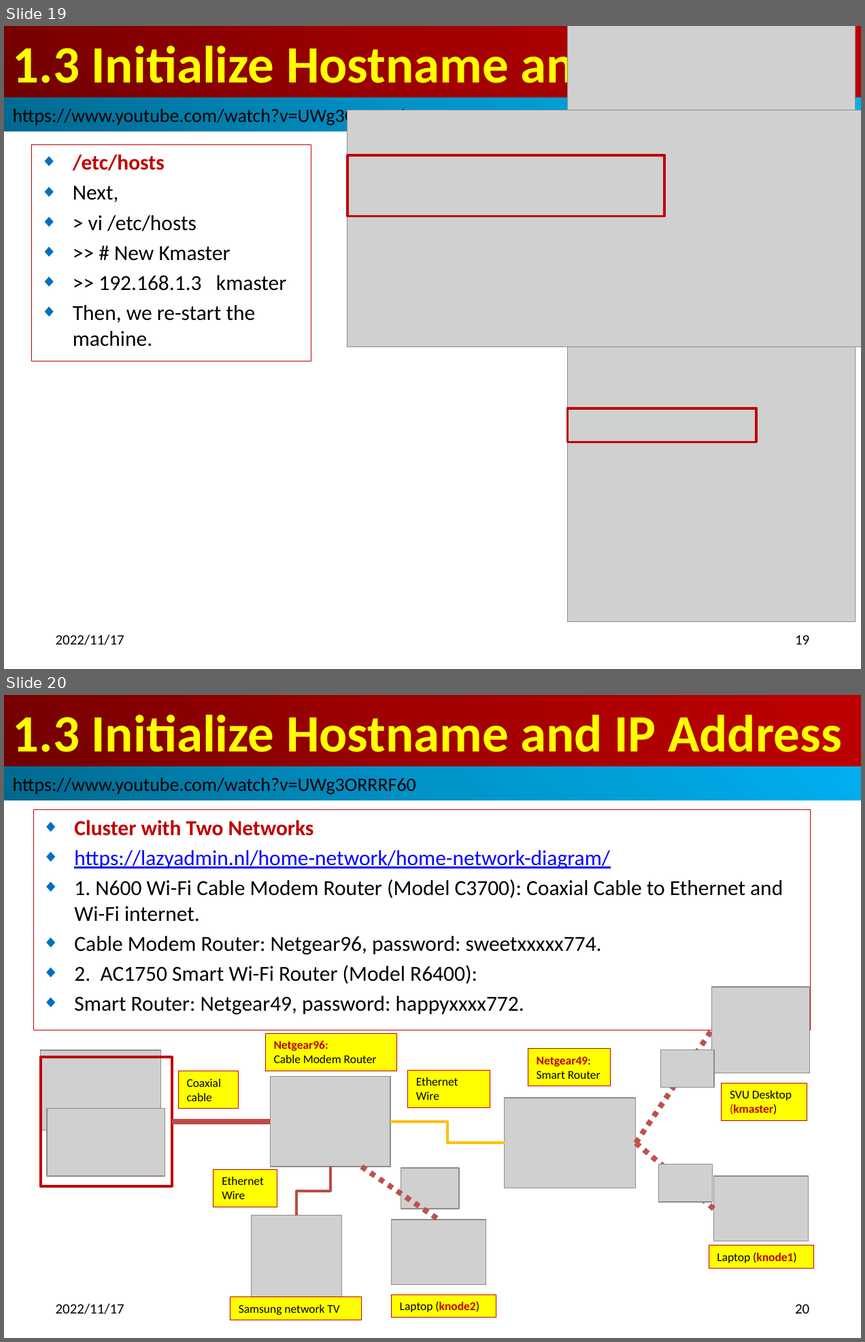
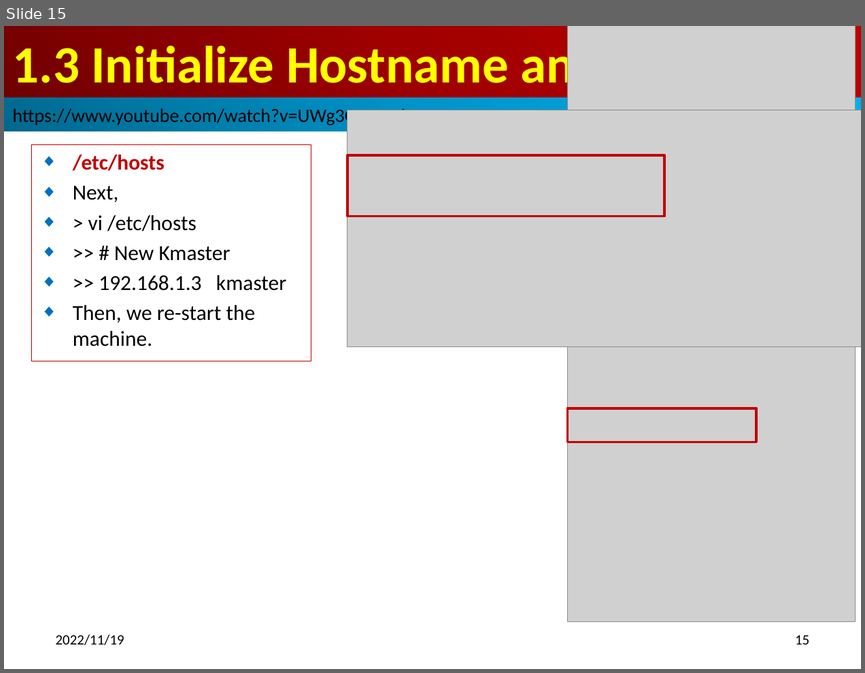
Before and after one commit to peterhchen/900_Kubernetes, a slide deck: 001_01_Install_MS_P01_Master.pptx. Shown one above the other, each under a label of ours: slides 19 and 20 before the commit, slide 15 after it. The pictures are 865x1342 and 865x673 pixels, drawn with LibreOffice and Linux fonts; fonts in the diff are those of the drawing; grey boxes stand for pictures. Boxes give left, top, right and bottom in pixels: in the first picture for what was removed or moved away, otherwise in the second. Text is boxed around its words. In the diff, an @@ line names an element or a change of style, - is before the commit and + after.

```diff
--- a/001_01_Install_MS_P01_Master.pptx
+++ b/001_01_Install_MS_P01_Master.pptx
@@ slide 20 removed at [4, 695, 861, 1338], background #FFFFFF @@
@@ title removed at [4, 695, 861, 767] @@
-1.3 Initialize Hostname and IP Address
@@ rectangle removed at [4, 767, 861, 800] @@
-https://www.youtube.com/watch?v=UWg3ORRRF60
@@ subtitle removed at [34, 810, 810, 1030] @@
-◆ Cluster with Two Networks
-◆ https://lazyadmin.nl/home-network/home-network-diagram/
-◆ 1. N600 Wi-Fi Cable Modem Router (Model C3700): Coaxial Cable to Ethernet and Wi-Fi internet.
-◆ Cable Modem Router: Netgear96, password: sweetxxxxx774.
-◆ 2. AC1750 Smart Wi-Fi Router (Model R6400):
-◆ Smart Router: Netgear49, password: happyxxxx772.
@@ picture removed at [712, 987, 810, 1073] @@
@@ rectangle removed at [265, 1034, 396, 1071] @@
-Netgear96:
-Cable Modem Router
@@ line removed from (636, 1142) to (712, 1030) @@
@@ picture removed at [41, 1050, 161, 1130] @@
@@ rectangle removed at [41, 1057, 172, 1186] @@
@@ rectangle removed at [528, 1048, 610, 1086] @@
-Netgear49:
-Smart Router
@@ picture removed at [660, 1050, 713, 1087] @@
@@ rectangle removed at [178, 1071, 238, 1109] @@
-Coaxial cable
@@ picture removed at [271, 1076, 390, 1166] @@
@@ rectangle removed at [407, 1070, 490, 1107] @@
-Ethernet
-Wire
@@ picture removed at [504, 1098, 636, 1187] @@
@@ rectangle removed at [721, 1083, 807, 1120] @@
-SVU Desktop (kmaster)
@@ picture removed at [47, 1108, 165, 1176] @@
@@ line removed from (172, 1121) to (271, 1121) @@
@@ elbow line removed from (390, 1121) to (504, 1142) @@
@@ line removed from (636, 1142) to (713, 1208) @@
@@ picture removed at [659, 1164, 712, 1202] @@
@@ rectangle removed at [213, 1169, 277, 1206] @@
-Ethernet Wire
@@ elbow line removed from (330, 1166) to (296, 1215) @@
@@ line removed from (361, 1166) to (439, 1219) @@
@@ picture removed at [400, 1168, 459, 1209] @@
@@ picture removed at [713, 1176, 808, 1241] @@
@@ picture removed at [252, 1215, 341, 1305] @@
@@ picture removed at [392, 1219, 486, 1285] @@
@@ rectangle removed at [708, 1245, 813, 1268] @@
-Laptop (knode1)
@@ text removed at [56, 1303, 124, 1314] @@
-2022/11/17
@@ rectangle removed at [230, 1297, 361, 1320] @@
-Samsung network TV
@@ rectangle removed at [392, 1294, 496, 1317] @@
-Laptop (knode2)
@@ page number removed at [795, 1304, 809, 1313] @@
-20
@@ what was slide 19 is now slide 15 @@
@@ slide 15 changed as well @@
@@ text at [56, 634, 124, 645]: text changed @@
-2022/11/17
+2022/11/19
@@ page number at [795, 635, 809, 644]: text changed @@
-19
+15
```
Also in this commit, not shown: 27 other slides changed, 4 other slides removed.
